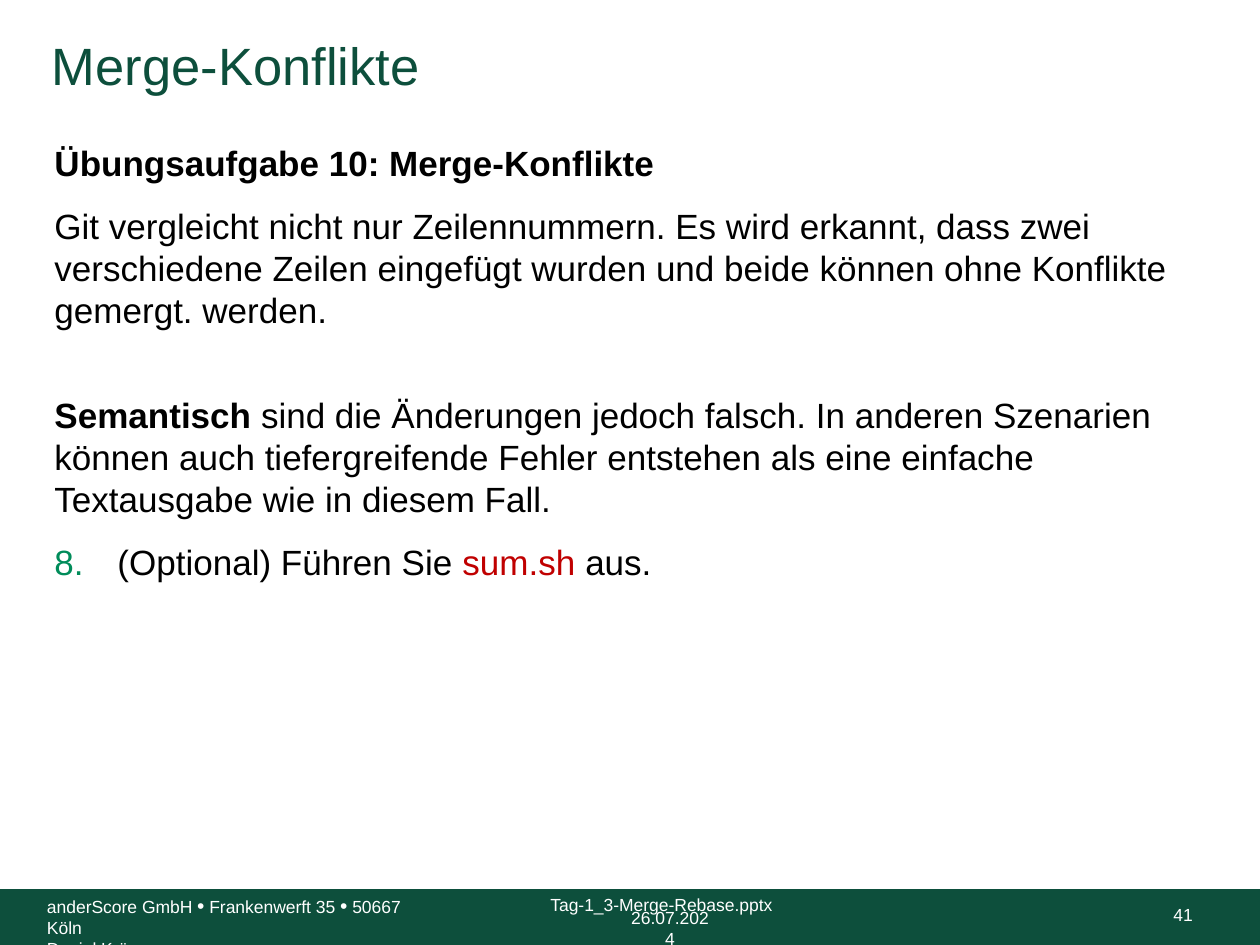
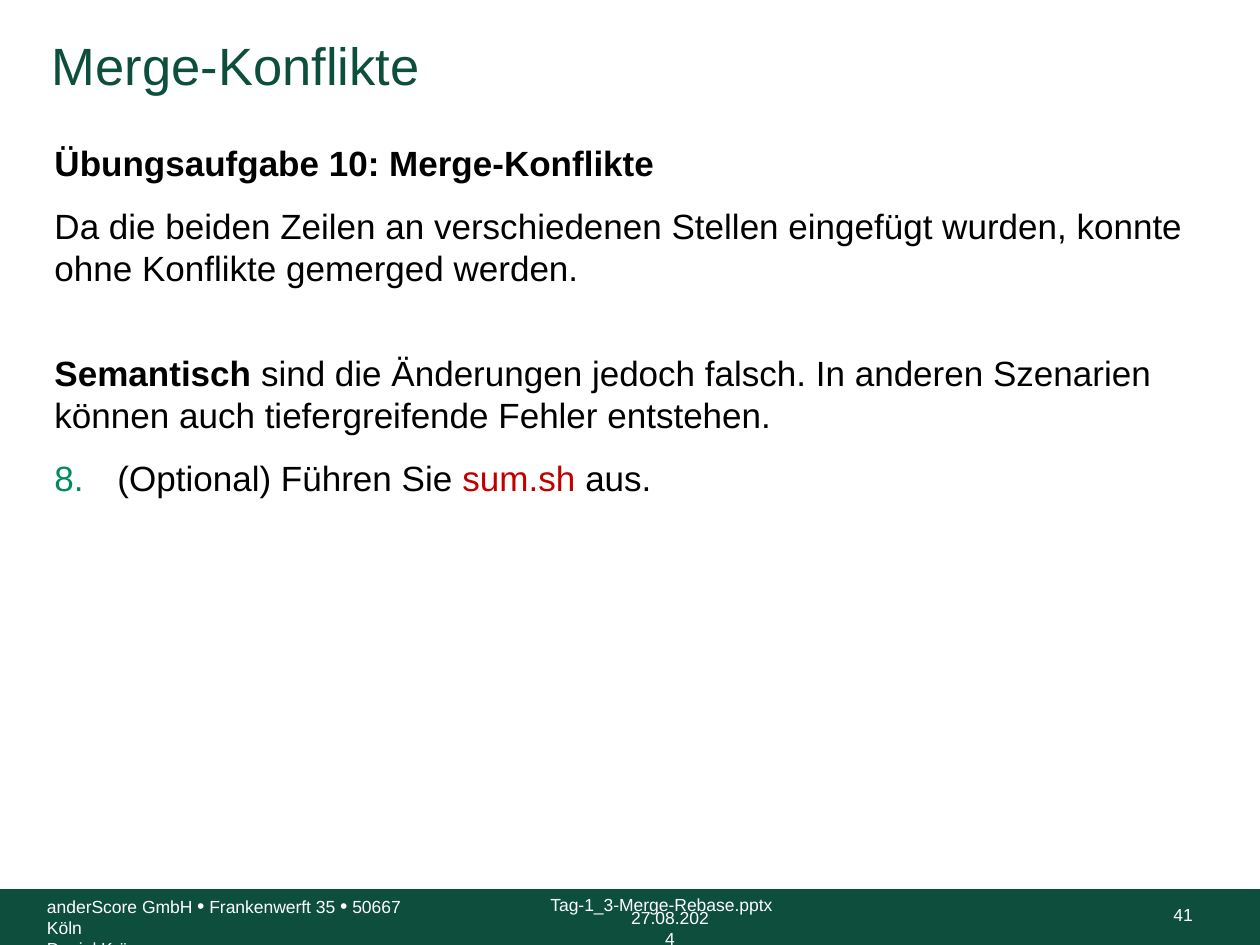
Before and after one commit to anderscore-gmbh/gitlab, a slide deck: slide 41 of slides/Tag-1_3-Merge-Rebase.pptx. Drawn at 1260x945 pixels with LibreOffice and Linux fonts; fonts in the diff are those of the drawing; background and template pictures are left out. Boxes give left, top, right and bottom in pixels: in the first picture for what was removed or moved away, otherwise in the second. Text is boxed around its words. In the diff, an @@ line names an element or a change of style, - is before the commit and + after.

```diff
--- a/slides/Tag-1_3-Merge-Rebase.pptx
+++ b/slides/Tag-1_3-Merge-Rebase.pptx
@@ text at box(54, 213, 1182, 435): text changed @@
-Git vergleicht nicht nur Zeilennummern. Es wird erkannt, dass zwei verschiedene Zeilen eingefügt wurden und beide können ohne Konflikte gemergt. werden.
-Semantisch sind die Änderungen jedoch falsch. In anderen Szenarien können auch tiefergreifende Fehler entstehen als eine einfache Textausgabe wie in diesem Fall.
+Da die beiden Zeilen an verschiedenen Stellen eingefügt wurden, konnte ohne Konflikte gemerged werden.
+Semantisch sind die Änderungen jedoch falsch. In anderen Szenarien können auch tiefergreifende Fehler entstehen.
@@ text at box(631, 911, 709, 924): text changed @@
-26.07.2024
+27.08.2024
```
Also in this commit, not shown: 117 other slides changed, 1 other file.
